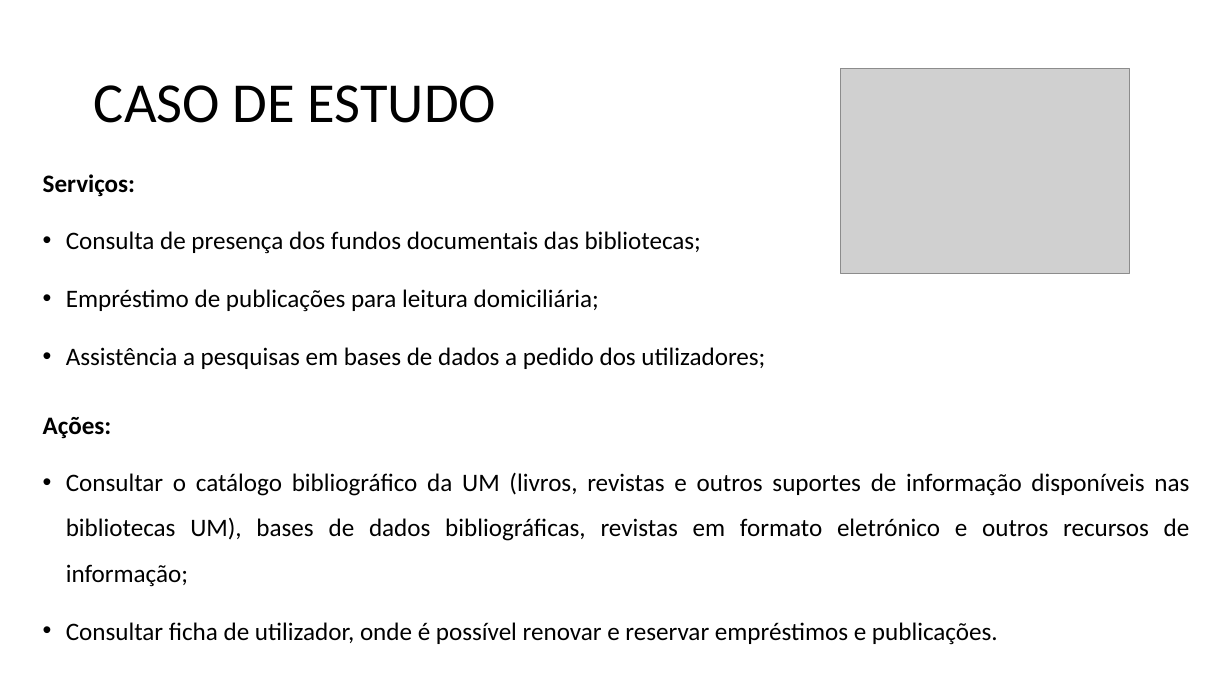
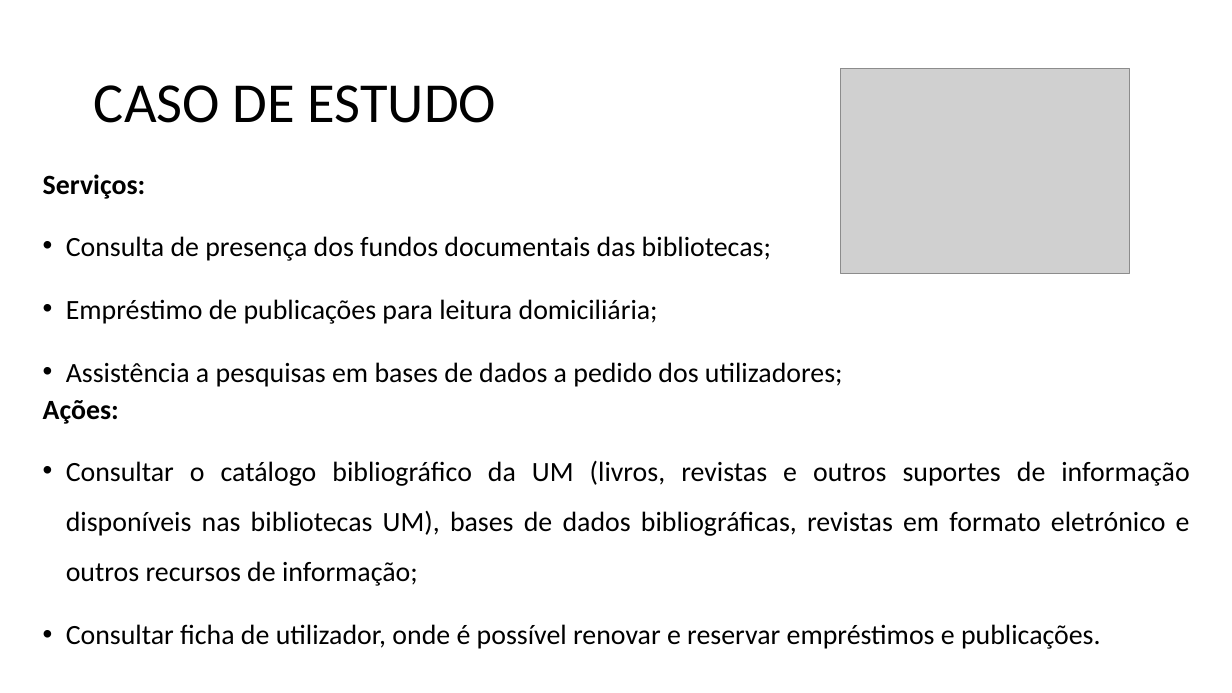
Before and after one commit to b-p3r/BD-1516, a slide deck: slide 5 of begininPP.pptx. Drawn at 1232x693 pixels with LibreOffice and Linux fonts; fonts in the diff are those of the drawing; grey boxes stand for pictures. Boxes give left, top, right and bottom in pixels: in the first picture for what was removed or moved away, otherwise in the second. Text is boxed around its words. In the diff, an @@ line names an element or a change of style, - is before the commit and + after.

```diff
--- a/begininPP.pptx
+++ b/begininPP.pptx
@@ text "Serviços:" at [43,174,1190,649]: size 19.6 to 21.7 pt @@
```
Also in this commit, not shown: 7 other slides changed, 3 slides added.
